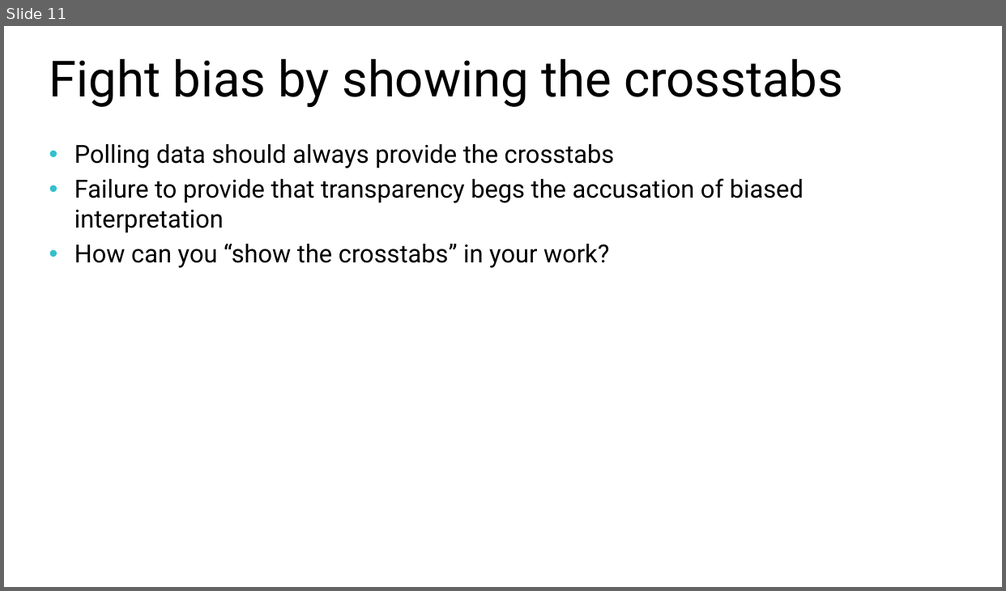
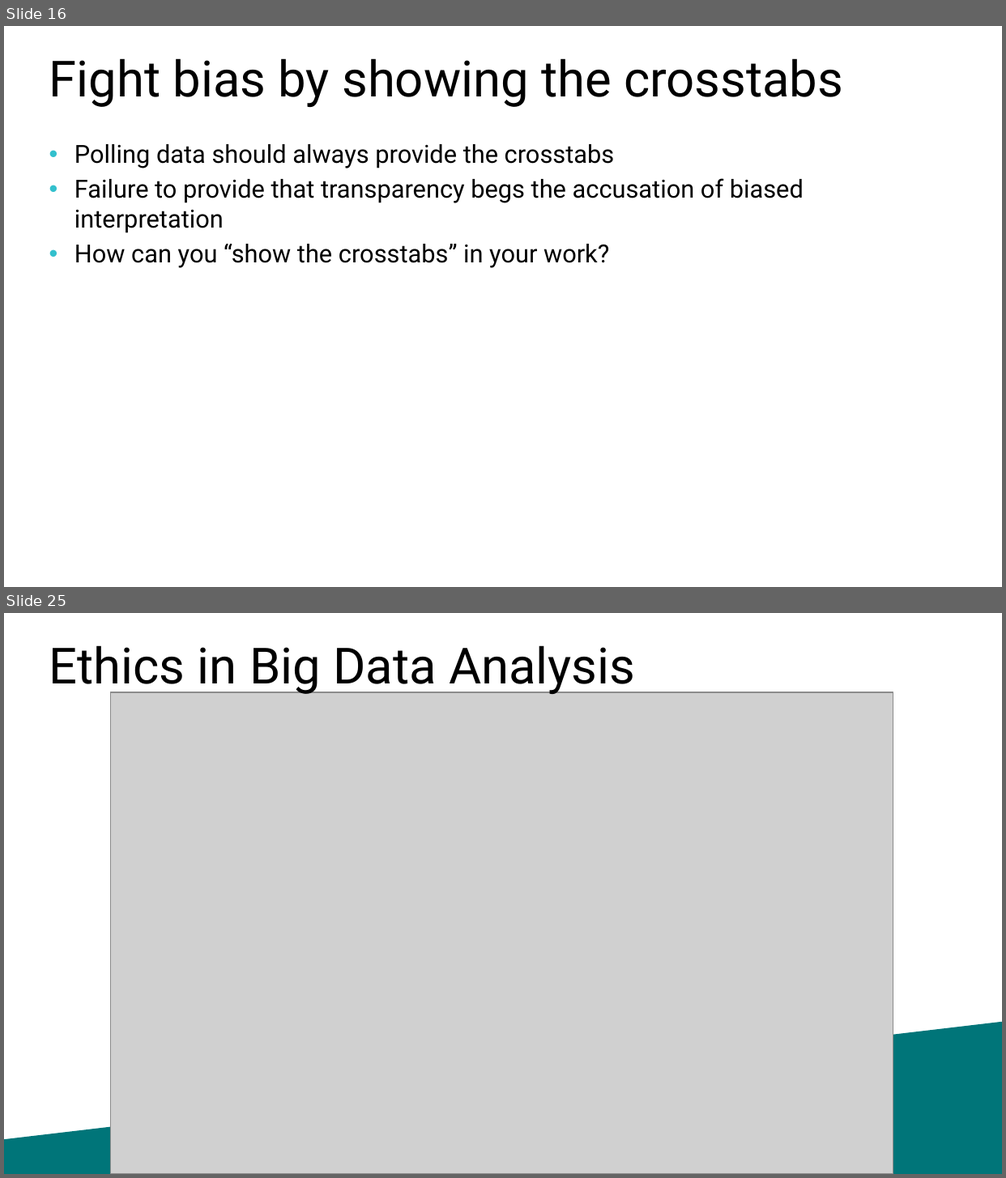
Before and after one commit to williamadba/Public-Presentations, a slide deck: SQLSat Baton Rouge BI 2020/Ethics in Modern Data.pptx. Shown one above the other, each under a label of ours: slide 11 before the commit, slides 16 and 25 after it; the slides between them are not shown. The pictures are 1006x591 and 1006x1178 pixels, drawn with LibreOffice and Linux fonts; fonts in the diff are those of the drawing; grey boxes stand for pictures. Boxes give left, top, right and bottom in pixels: in the first picture for what was removed or moved away, otherwise in the second. Text is boxed around its words. In the diff, an @@ line names an element or a change of style, - is before the commit and + after.

```diff
--- a/SQLSat Baton Rouge BI 2020/Ethics in Modern Data.pptx
+++ b/SQLSat Baton Rouge BI 2020/Ethics in Modern Data.pptx
@@ slide 25 added at box(4, 613, 1002, 1174), background #FFFFFF @@
@@ title added at box(49, 645, 635, 696), 36 pt, text #000000 @@
+Ethics in Big Data Analysis
@@ picture added at box(111, 693, 893, 1174) @@
@@ freeform shape added at box(4, 1022, 1002, 1174), fill #007579 @@
@@ what was slide 11 is now slide 16 @@
```
Also in this commit, not shown: 8 slides changed, 12 other slides added.
